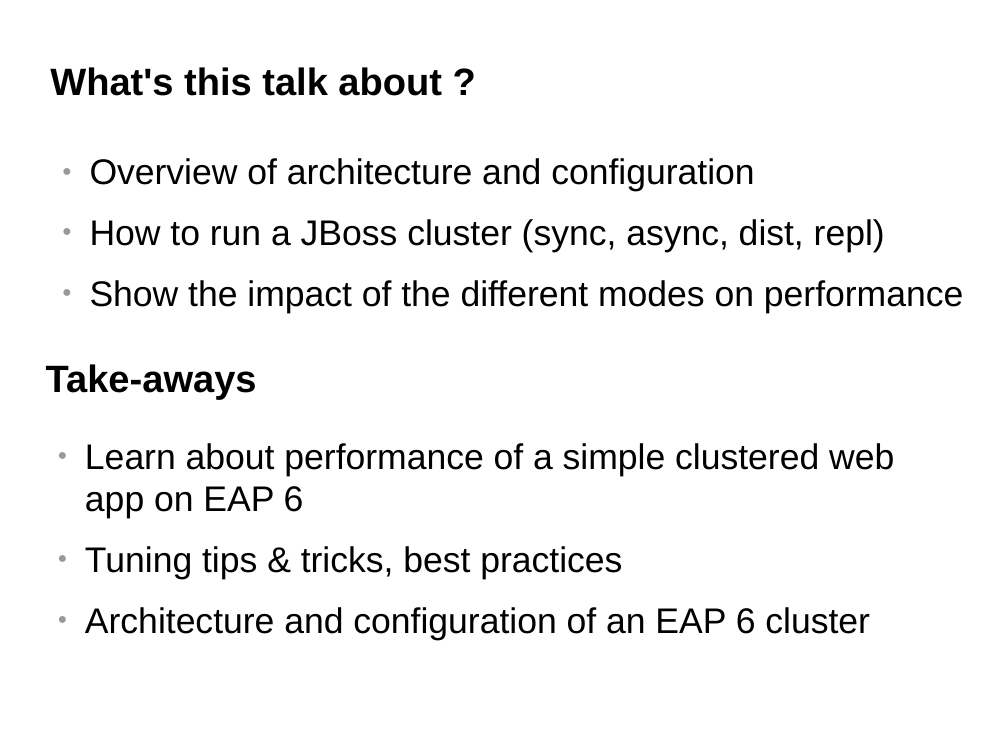
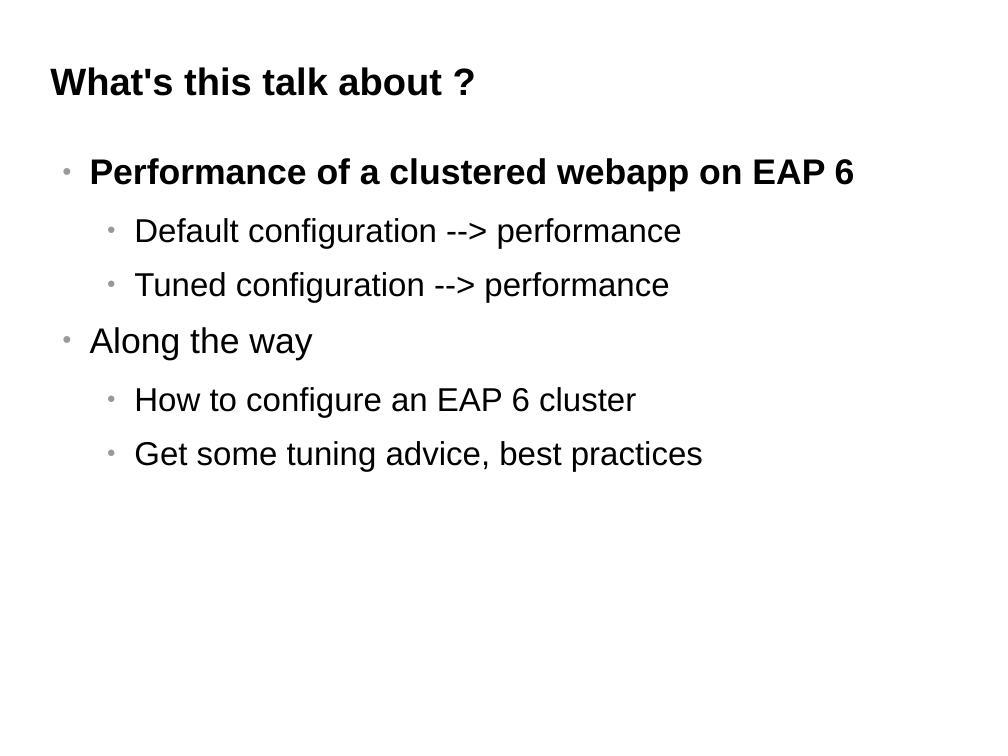
Before and after one commit to belaban/SessionPerf, a slide deck: slide 2 of docs/jbw2012.odp. Drawn at 1008x756 pixels with LibreOffice and Linux fonts; fonts in the diff are those of the drawing; background and template pictures are left out. Boxes give left, top, right and bottom in pixels: in the first picture for what was removed or moved away, otherwise in the second. Text is boxed around its words. In the diff, an @@ line names an element or a change of style, - is before the commit and + after.

Commit message:
ns

```diff
--- a/docs/jbw2012.odp
+++ b/docs/jbw2012.odp
@@ text at (90, 158, 855, 472): text changed; size 28 to 26 pt @@
-● Overview of architecture and configuration
-● How to run a JBoss cluster (sync, async, dist, repl)
-● Show the impact of the different modes on performance
+● Performance of a clustered webapp on EAP 6
+  ● Default configuration --> performance
+  ● Tuned configuration --> performance
+● Along the way
+  ● How to configure an EAP 6 cluster
+  ● Get some tuning advice, best practices
@@ title removed at (46, 364, 257, 400) @@
-Take-aways
@@ text removed at (85, 443, 894, 640) @@
-● Learn about performance of a simple clustered web app on EAP 6
-● Tuning tips & tricks, best practices
-● Architecture and configuration of an EAP 6 cluster
```
Also in this commit, not shown: 6 other slides changed.
